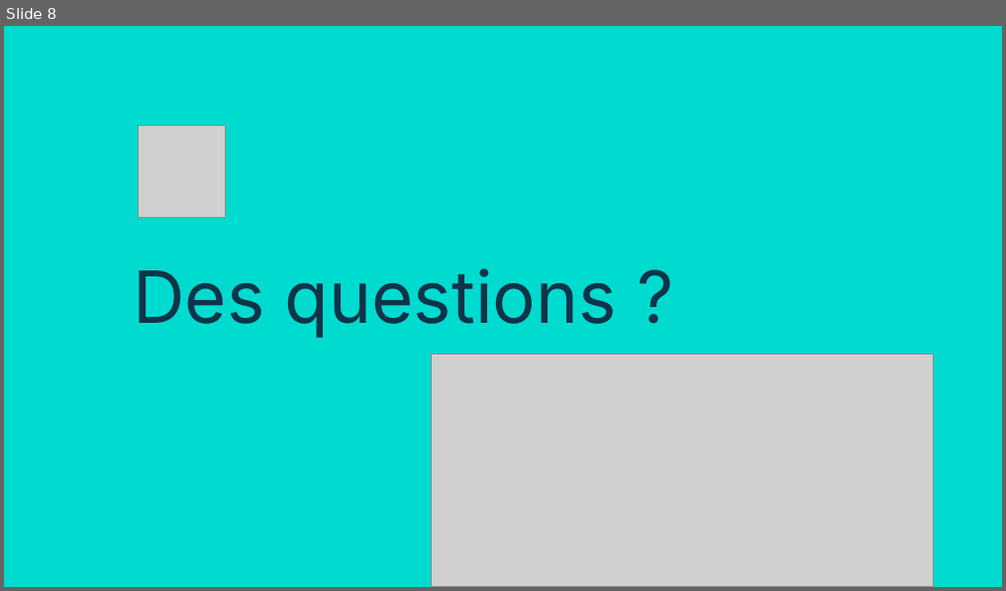
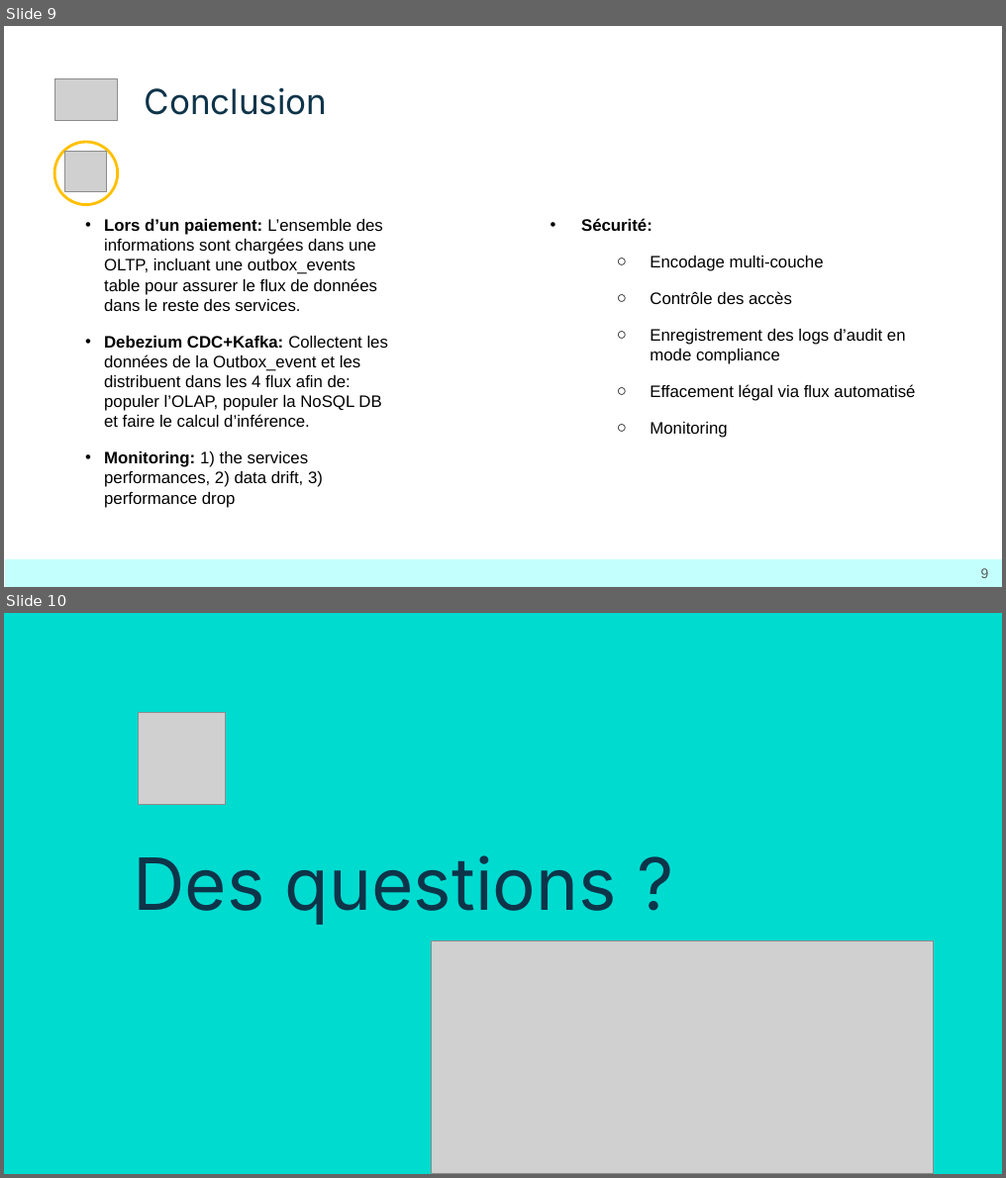
Before and after one commit to Sheikoh/Projet_Stripe, a slide deck: B2_Stripe.pptx. Shown one above the other, each under a label of ours: slide 8 before the commit, slides 9 and 10 after it. The pictures are 1006x591 and 1006x1178 pixels, drawn with LibreOffice and Linux fonts; fonts in the diff are those of the drawing; grey boxes stand for pictures. Boxes give left, top, right and bottom in pixels: in the first picture for what was removed or moved away, otherwise in the second. Text is boxed around its words. In the diff, an @@ line names an element or a change of style, - is before the commit and + after.

```diff
--- a/B2_Stripe.pptx
+++ b/B2_Stripe.pptx
@@ slide 9 added at (x1=4, y1=26, x2=1002, y2=587), background #FFFFFF @@
@@ picture added at (x1=54, y1=78, x2=118, y2=121) @@
@@ title added at (x1=145, y1=87, x2=328, y2=115), 25 pt, text #0E3449 @@
+Conclusion
@@ ellipse added at (x1=54, y1=142, x2=118, y2=204), fill #FFFFFF, outline #FFC000 2 pt @@
@@ picture added at (x1=64, y1=151, x2=106, y2=191) @@
@@ text added at (x1=104, y1=219, x2=388, y2=508), 12 pt, text #000000 @@
+• Lors d’un paiement: L’ensemble des informations sont chargées dans une OLTP, incluant une outbox_events table pour assurer le flux de données dans le reste des services.
+• Debezium CDC+Kafka: Collectent les données de la Outbox_event et les distribuent dans les 4 flux afin de: populer l’OLAP, populer la NoSQL DB et faire le calcul d’inférence.
+• Monitoring: 1) the services performances, 2) data drift, 3) performance drop
@@ text added at (x1=581, y1=218, x2=915, y2=438), 12 pt, text #000000 @@
+• Sécurité:
+  ○ Encodage multi-couche
+  ○ Contrôle des accès
+  ○ Enregistrement des logs d’audit en mode compliance
+  ○ Effacement légal via flux automatisé
+  ○ Monitoring
@@ rectangle added at (x1=5, y1=560, x2=1002, y2=586), fill #C3FFFC @@
@@ page number added at (x1=981, y1=569, x2=989, y2=578), 10 pt, text #595959 @@
+9
@@ what was slide 8 is now slide 10 @@
```
Also in this commit, not shown: 1 slide changed, 7 other slides added, 6 slides removed, 1 other file.
